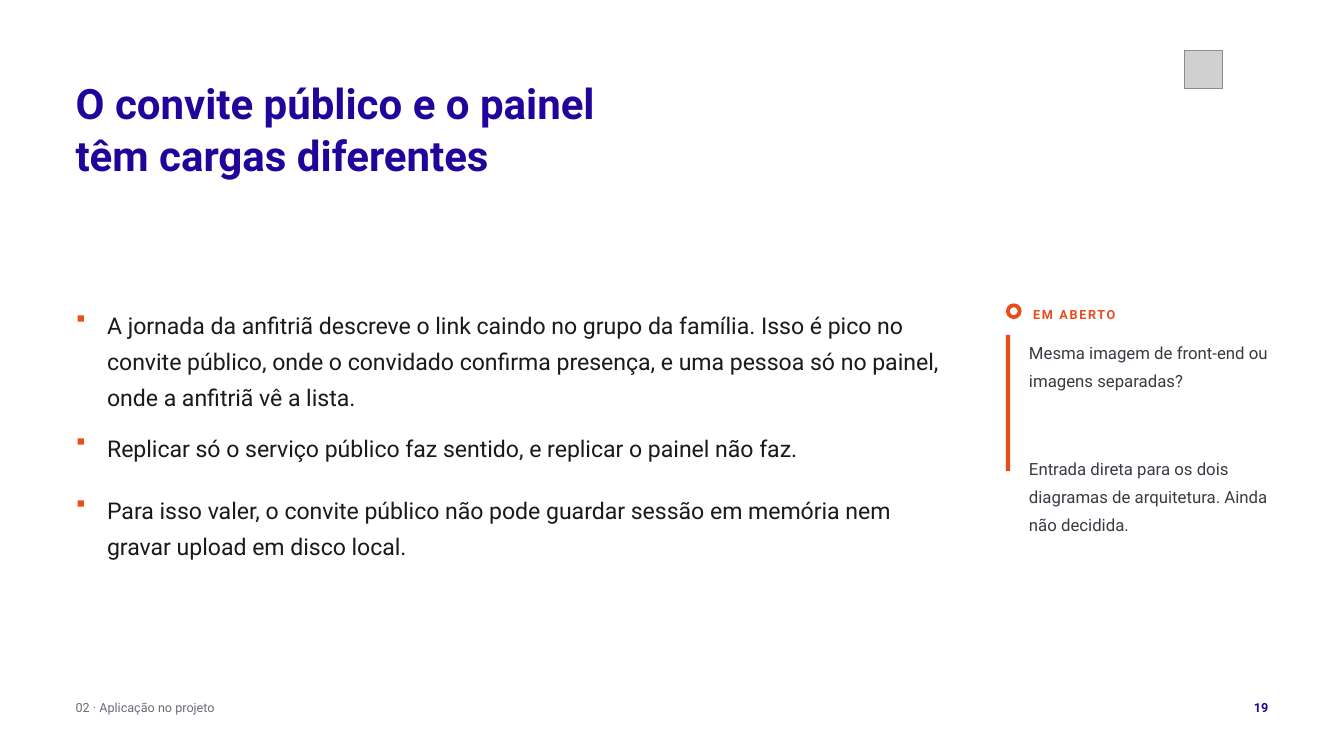
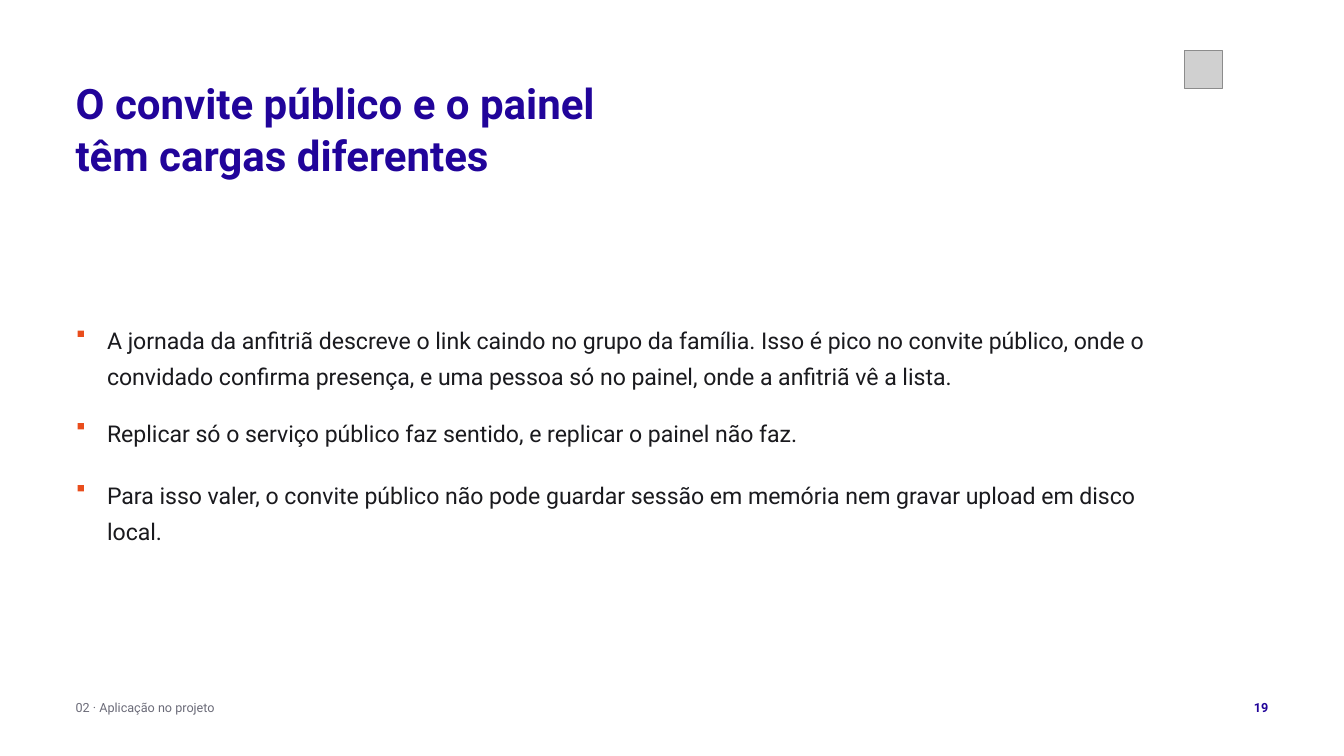
Before and after one commit to tcpassos/invite-app, a slide deck: slide 19 of trabalhos/T1-Docker-Invite-People.pptx. Drawn at 1344x756 pixels with LibreOffice and Linux fonts; fonts in the diff are those of the drawing; grey boxes stand for pictures. Boxes give left, top, right and bottom in pixels: in the first picture for what was removed or moved away, otherwise in the second. Text is boxed around its words. In the diff, an @@ line names an element or a change of style, - is before the commit and + after.

Commit message:
docs: tira dos slides do T1 as notas de pendencia e a linguagem de item em aberto

```diff
--- a/trabalhos/T1-Docker-Invite-People.pptx
+++ b/trabalhos/T1-Docker-Invite-People.pptx
@@ text "A jornada da anfitriã descreve ..." rewrapped from box(107, 316, 938, 407) to box(107, 331, 1144, 390) @@
@@ donut removed at box(1006, 303, 1022, 320) @@
@@ text removed at box(1033, 310, 1115, 319) @@
-EM ABERTO
@@ rectangle: place and size @@
-rectangle at box(78, 316, 84, 322)
+rectangle at box(78, 331, 84, 337)
@@ rectangle removed at box(1006, 335, 1010, 471) @@
@@ text removed at box(1029, 346, 1268, 531) @@
-Mesma imagem de front-end ou imagens separadas?
-Entrada direta para os dois diagramas de arquitetura. Ainda não decidida.
@@ text "Replicar só o serviço público ...": place and size @@
-text "Replicar só o serviço público ..." at box(107, 439, 797, 462)
+text "Replicar só o serviço público ..." at box(107, 424, 797, 447)
@@ rectangle: place and size @@
-rectangle at box(78, 439, 84, 445)
+rectangle at box(78, 423, 84, 430)
@@ text "Para isso valer, o convite ..." rewrapped from box(107, 501, 890, 560) to box(107, 486, 1135, 541) @@
@@ rectangle: place and size @@
-rectangle at box(78, 500, 84, 506)
+rectangle at box(78, 485, 84, 491)
```
Also in this commit, not shown: 3 other slides changed, 7 other files.
